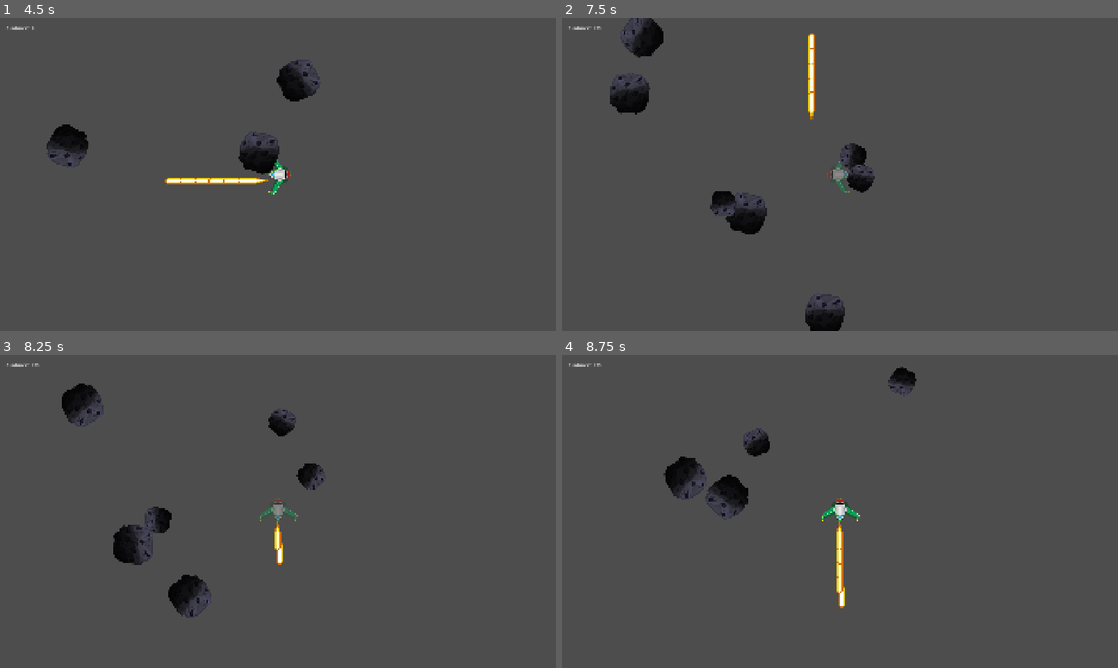
Above: before the commit, frames 1-4 (two rows, left to right).
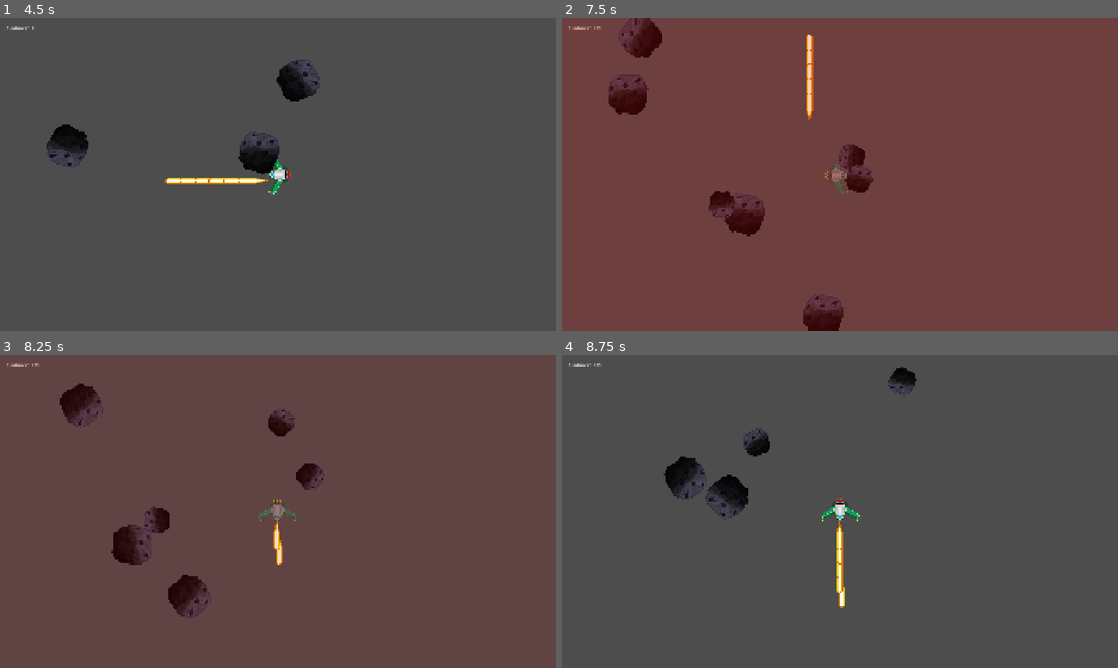
Above: after the commit, the same moments.

Repository: Mirguini/AsteroidZ
Game: Godot game, scene res://MainScene/Main.tscn
Two runs of this game, one before a commit and one after it. Both use one fixed random seed, a clock stepped at 60 frames per second and the inputs below.
Inputs (mouse positions are in pixels of both pictures, inside the frame that each line leads up to):
- Up to frame 1 (4.5 s): move the mouse to (400, 158) at 0.52 s; press the mouse at (400, 158) at 0.53 s; hold D (moveRight) 0.53-1.28 s; move the mouse to (166, 190) at 1.27 s; release the mouse at (166, 190) at 1.28 s; hold S (moveDown) 1.28-2.03 s; click (166, 190) at 1.35 s; move the mouse to (333, 105) at 2.02 s; press the mouse at (333, 105) at 2.03 s; hold D (moveRight) 2.03-2.78 s; tap Enter at 2.75 s; move the mouse to (250, 237) at 2.77 s; release the mouse at (250, 237) at 2.78 s; hold W (moveUp) 2.78-3.53 s; click (250, 237) at 2.85 s; move the mouse to (444, 221) at 3.52 s; press the mouse at (444, 221) at 3.53 s; hold A (moveLeft) from 3.53 s (still down); move the mouse to (111, 127) at 4.27 s; release the mouse at (111, 127) at 4.28 s; click (111, 127) at 4.35 s
- Up to frame 2 (7.5 s): move the mouse to (867, 174) at 5.02 s; release A (moveLeft) at 5.03 s; press the mouse at (867, 174) at 5.03 s; hold S (moveDown) 5.03-5.78 s; move the mouse to (756, 96) at 5.77 s; release the mouse at (756, 96) at 5.78 s; hold D (moveRight) 5.78-6.53 s; click (756, 96) at 5.85 s; move the mouse to (962, 158) at 6.52 s; press the mouse at (962, 158) at 6.53 s; hold W (moveUp) 6.53-7.28 s; move the mouse to (728, 190) at 7.27 s; release the mouse at (728, 190) at 7.28 s; hold D (moveRight) from 7.28 s (still down); click (728, 190) at 7.35 s
- Up to frame 3 (8.25 s): move the mouse to (333, 442) at 8.02 s; release D (moveRight) at 8.03 s; press the mouse at (333, 442) at 8.03 s; hold S (moveDown) from 8.03 s (still down)
- Up to frame 4 (8.75 s): keep holding S (moveDown)

Frame 1 is identical in both runs. In frame 2, 100% of the frame differs, in the area x 0-100%, y 0-100%; in frame 3, 2.6%; in frame 4, nothing differs.

Commit message:
DamageFlash + Camera Shake
Juntament amb l'anterior commit he afegit un camera shake quan xoca amb un meteorit i un flash vermell per a que doni una sensació a l'usuari que ha estat xocat.

Diff:
--- a/asteroid-z/MainScene/Main.tscn
+++ b/asteroid-z/MainScene/Main.tscn
@@ -1,10 +1,11 @@
-[gd_scene load_steps=6 format=3 uid="uid://cynh7cmdhlbri"]
+[gd_scene load_steps=7 format=3 uid="uid://cynh7cmdhlbri"]
 
 [ext_resource type="Script" uid="uid://dhexchyqwh5a2" path="res://Player/playerSpawner.gd" id="1_6646i"]
 [ext_resource type="Script" uid="uid://dcuiowus0yb5w" path="res://AsteroidSpawner/AsteroidSpawner.gd" id="2_wuaen"]
 [ext_resource type="PackedScene" uid="uid://ba4t4nc0diy76" path="res://Asteroid/Asteroid.tscn" id="3_qt16b"]
 [ext_resource type="PackedScene" uid="uid://t2d37sioy1wh" path="res://Player/Player.tscn" id="4_3dbgo"]
 [ext_resource type="Script" uid="uid://caxvwlww7aapp" path="res://MainScene/ScoreManager.gd" id="5_wuaen"]
+[ext_resource type="Script" uid="uid://bji2r7r5g3u7t" path="res://MainScene/DamageFlash.gd" id="6_qt16b"]
 
 [node name="MainScene" type="Node2D"]
 script = ExtResource("1_6646i")
@@ -41,3 +42,4 @@
 grow_horizontal = 2
 grow_vertical = 2
 color = Color(1.2700006, 0, 0, 0)
+script = ExtResource("6_qt16b")
--- a/asteroid-z/Player/Player.tscn
+++ b/asteroid-z/Player/Player.tscn
@@ -1,9 +1,10 @@
-[gd_scene load_steps=6 format=3 uid="uid://t2d37sioy1wh"]
+[gd_scene load_steps=7 format=3 uid="uid://t2d37sioy1wh"]
 
 [ext_resource type="Script" uid="uid://cu7aa85jadpi3" path="res://Player/playerController.gd" id="1_q3lat"]
 [ext_resource type="PackedScene" uid="uid://pam55yfjpc2" path="res://Player/Bullet/Bullet.tscn" id="2_ddoul"]
 [ext_resource type="Texture2D" uid="uid://u7im126gtey" path="res://Player/nau.webp" id="2_tok1r"]
 [ext_resource type="AudioStream" uid="uid://csecji2ub10p5" path="res://Player/Bullet/laserShoot.wav" id="4_ddoul"]
+[ext_resource type="Script" uid="uid://b2rk057j3hedh" path="res://Player/CameraShake.gd" id="5_8g4oa"]
 
 [sub_resource type="RectangleShape2D" id="RectangleShape2D_ddoul"]
 size = Vector2(92, 39)
@@ -30,3 +31,4 @@
 stream = ExtResource("4_ddoul")
 
 [node name="Camera2D" type="Camera2D" parent="."]
+script = ExtResource("5_8g4oa")
